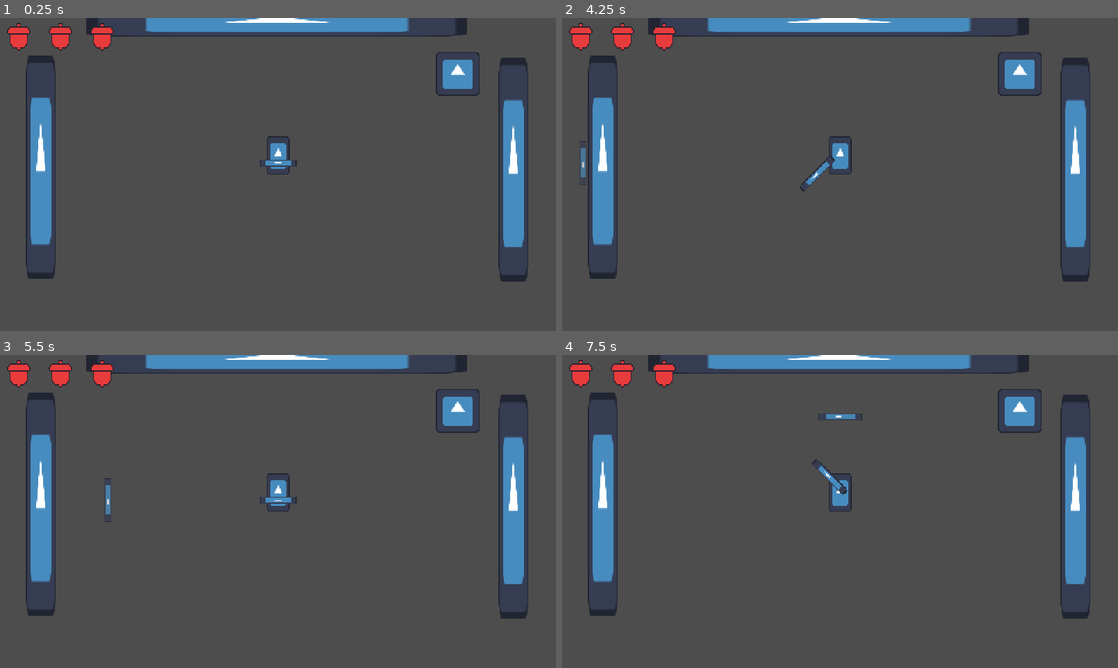
Above: before the commit, frames 1-4 (two rows, left to right).
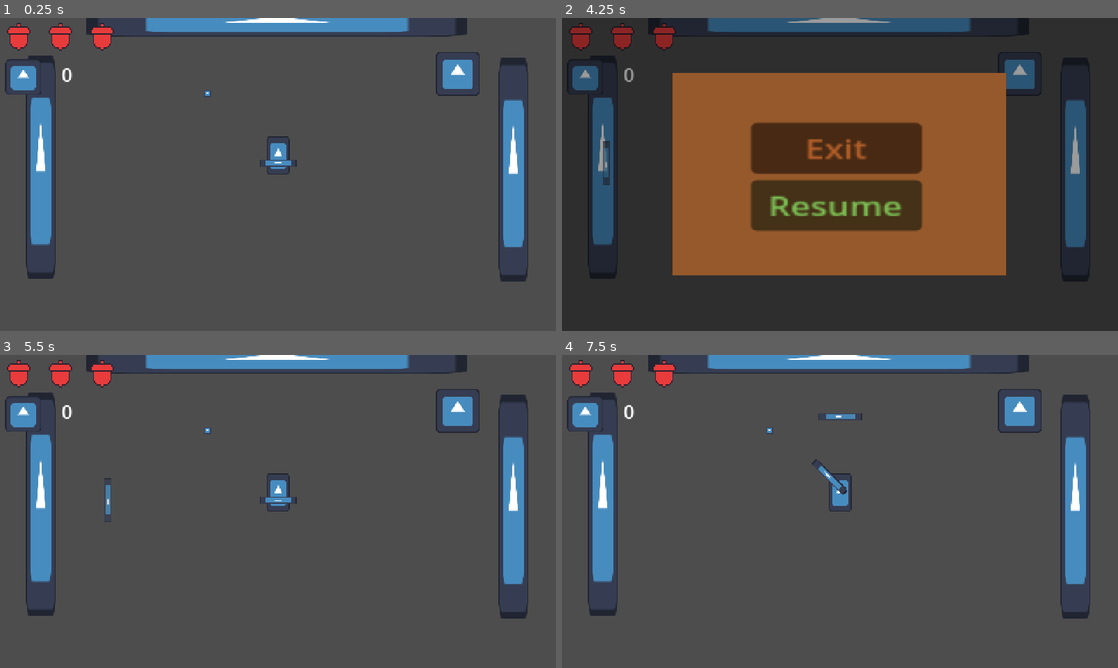
Above: after the commit, the same moments.

Repository: kikis05/SquirrelGame
Game: Godot game, scene res://scenes/main.tscn
Two runs of this game, one before a commit and one after it. Both use one fixed random seed, a clock stepped at 60 frames per second and the inputs below. The engine's default icon, where the game draws it, is replaced by a stand-in: a white triangle on a blue panel in a dark square.
Inputs (mouse positions are in pixels of both pictures, inside the frame that each line leads up to):
- Up to frame 1 (0.25 s): no input
- Up to frame 2 (4.25 s): tap Enter at 0.5, 3.5 s; hold Right (attack_right) 0.53-1.28 s; hold E (attack_toggle) 0.53-1.28 s; hold Down (attack_down) 1.28-2.03 s; tap E (attack_toggle) at 1.35, 2.85 s; tap Space at 2 s; hold Right (attack_right) 2.03-2.78 s; hold E (attack_toggle) 2.03-2.78 s; hold Up (attack_up) 2.78-3.53 s; hold Left (attack_left) from 3.53 s (still down); hold E (attack_toggle) from 3.53 s (still down); tap Escape (Escape, bound only after the commit) at 4.15 s
- Up to frame 3 (5.5 s): release Left (attack_left) at 4.25 s; release E (attack_toggle) at 4.25 s; click (272, 542) at 4.25 s, where only the run after the commit has a clickable "Resume"; tap Space at 5 s; hold Left (attack_left) from 5.03 s (still down); tap E (attack_toggle) at 5.1 s
- Up to frame 4 (7.5 s): release Left (attack_left) at 5.78 s; hold Down (attack_down) 5.78-6.53 s; hold E (attack_toggle) 5.78-6.53 s; hold Right (attack_right) 6.53-7.28 s; tap E (attack_toggle) at 6.6 s; tap Enter at 7.25 s; hold Up (attack_up) from 7.28 s (still down); hold E (attack_toggle) from 7.28 s (still down)

The runs differ from the first frame. In frame 1, 0.5% of the frame differs, in the area x 0-38%, y 13-25%; in frame 2, 99%, in the area x 0-100%, y 0-100%; in frame 3, 0.5%; in frame 4, 0.5%.

Commit message:
initial work for coin stats, pause menu

Diff:
--- /dev/null
+++ b/coin.gd
@@ -0,0 +1,6 @@
+extends Area2D
+
+
+func _on_area_entered(area: Area2D) -> void:
+	print("overlap")
+	queue_free()
--- /dev/null
+++ b/coin.tscn
@@ -0,0 +1,24 @@
+[gd_scene load_steps=4 format=3 uid="uid://iesxfm68i4pw"]
+
+[ext_resource type="Script" uid="uid://dawxjhr8nh1al" path="res://coin.gd" id="1_0t63x"]
+[ext_resource type="Texture2D" uid="uid://c3ihirpd8epus" path="res://icon.svg" id="2_v7riw"]
+
+[sub_resource type="CircleShape2D" id="CircleShape2D_ou7jl"]
+radius = 57.7062
+
+[node name="Coin" type="Area2D" groups=["coin"]]
+light_mask = 8
+visibility_layer = 15
+script = ExtResource("1_0t63x")
+
+[node name="Sprite2D" type="Sprite2D" parent="."]
+position = Vector2(179, 65)
+scale = Vector2(0.05, 0.05)
+texture = ExtResource("2_v7riw")
+
+[node name="CollisionShape2D" type="CollisionShape2D" parent="."]
+position = Vector2(179, 65)
+scale = Vector2(0.05, 0.05)
+shape = SubResource("CircleShape2D_ou7jl")
+
+[connection signal="area_entered" from="." to="." method="_on_area_entered"]
--- /dev/null
+++ b/coins_container.gd
@@ -0,0 +1,6 @@
+extends HBoxContainer
+
+@onready var coins = $Label
+
+func update_coins(value):
+	coins.text = str(value)
--- /dev/null
+++ b/coins_container.tscn
@@ -0,0 +1,21 @@
+[gd_scene load_steps=3 format=3 uid="uid://bptqwns6p2701"]
+
+[ext_resource type="Script" uid="uid://dxhxk3tj8fipq" path="res://coins_container.gd" id="1_mg3v8"]
+[ext_resource type="Texture2D" uid="uid://c3ihirpd8epus" path="res://icon.svg" id="2_uhx8y"]
+
+[node name="CoinsContainer" type="HBoxContainer"]
+offset_left = 1.0
+offset_top = 30.0
+offset_right = 116.0
+offset_bottom = 68.0
+alignment = 1
+script = ExtResource("1_mg3v8")
+
+[node name="Label" type="Label" parent="."]
+layout_mode = 2
+text = "0"
+
+[node name="Sprite2D" type="Sprite2D" parent="."]
+position = Vector2(19, 21)
+scale = Vector2(0.242187, 0.242187)
+texture = ExtResource("2_uhx8y")
--- a/enemy.gd
+++ b/enemy.gd
@@ -1,6 +1,8 @@
 extends CharacterBody2D
 
 @export var health = 50
+
+const COIN = preload("res://Coin.tscn")
 
 func _on_hit_box_area_entered(area: Area2D) -> void:
 	#One problem, if hit by sword,
@@ -9,4 +11,5 @@
 	if ('get_damage' in area and area.visible):
 		health -= area.get_damage()
 	if (health <= 0):
+		COIN.instantiate()
 		queue_free()
--- a/enemy.tscn
+++ b/enemy.tscn
@@ -7,7 +7,7 @@
 radius = 20.0
 height = 40.0
 
-[node name="Enemy" type="CharacterBody2D"]
+[node name="Enemy" type="CharacterBody2D" groups=["enemy"]]
 script = ExtResource("1_4gyqm")
 
 [node name="Sprite2D" type="Sprite2D" parent="."]
@@ -17,7 +17,9 @@
 [node name="CollisionShape2D" type="CollisionShape2D" parent="."]
 shape = SubResource("CapsuleShape2D_7k104")
 
-[node name="HitBox" type="Area2D" parent="."]
+[node name="HitBox" type="Area2D" parent="." groups=["enemy"]]
+light_mask = 2
+visibility_layer = 5
 
 [node name="CollisionShape2D" type="CollisionShape2D" parent="HitBox"]
 shape = SubResource("CapsuleShape2D_7k104")
--- a/entities/player/player.gd
+++ b/entities/player/player.gd
@@ -4,9 +4,14 @@
 @export_range(0.0, 1.0) var friction = 0.25
 @export_range(0.0 , 1.0) var acceleration = 0.3
 
+#health
 @export var max_health: int = 6 #2 * number of acorns
 var current_health = max_health
 signal health_changed
+
+#coins
+var coins = 0
+signal coins_changed
 #current weapon
 @onready var weapon = get_node("Gun")
 
@@ -70,14 +75,16 @@
 	weapon = weapon_
 
 func _on_hit_box_area_entered(area: Area2D) -> void:
-	if area.name == "HitBox": #double check this
+	if area.is_in_group("enemy"): #double check this
 		current_health -= 1
 		print_debug(current_health)
 		health_changed.emit(current_health)
 	if current_health <= 0:
 		current_health = 0
 		queue_free()
-
+	if area.is_in_group("coin"):
+		coins += 1
+		coins_changed.emit(coins)
 func get_max_health():
 	if max_health % 2 != 0:
 		max_health += 1 #make sure health is even, could instead do error message later
@@ -85,3 +92,6 @@
 	return max_health
 func get_health():
 	return current_health
+
+func get_coins():
+	return coins
--- a/entities/player/player.tscn
+++ b/entities/player/player.tscn
@@ -22,6 +22,8 @@
 height = 32.0
 
 [node name="Player" type="CharacterBody2D"]
+light_mask = 4
+visibility_layer = 11
 script = ExtResource("1_abrql")
 
 [node name="AnimatedSprite2D" type="AnimatedSprite2D" parent="."]
@@ -41,6 +43,8 @@
 position = Vector2(0, -10)
 
 [node name="PlayerHitBox" type="Area2D" parent="."]
+light_mask = 4
+visibility_layer = 11
 script = ExtResource("5_fkugw")
 
 [node name="CollisionShape2D" type="CollisionShape2D" parent="PlayerHitBox"]
--- /dev/null
+++ b/menu.gd
@@ -0,0 +1,23 @@
+extends Control
+
+func resume():
+	get_tree().paused = false
+	hide()
+
+func pause ():
+	get_tree().paused = true
+
+func handle_escape():
+	if Input.is_action_just_pressed("Escape") and get_tree().paused == false:
+		print("here")
+		pause()
+	elif  Input.is_action_just_pressed("Escape") and get_tree().paused == true:
+		print("here")
+		resume()
+
+func _on_resume_pressed() -> void:
+	resume()
+
+
+func _on_exit_pressed() -> void:
+	get_tree().quit()
--- /dev/null
+++ b/menu.tscn
@@ -0,0 +1,58 @@
+[gd_scene load_steps=2 format=3 uid="uid://tfnoonrvjm30"]
+
+[ext_resource type="Script" uid="uid://cveoao0w7p7yq" path="res://menu.gd" id="1_lti8b"]
+
+[node name="Menu" type="Control"]
+process_mode = 3
+layout_mode = 3
+anchors_preset = 15
+anchor_right = 1.0
+anchor_bottom = 1.0
+grow_horizontal = 2
+grow_vertical = 2
+scale = Vector2(1, 1.00333)
+script = ExtResource("1_lti8b")
+
+[node name="ColorRect2" type="ColorRect" parent="."]
+self_modulate = Color(1, 1, 1, 0.392157)
+layout_mode = 0
+offset_right = 40.0
+offset_bottom = 40.0
+scale = Vector2(12.028, 6.79419)
+color = Color(0, 0, 0, 1)
+
+[node name="ColorRect" type="ColorRect" parent="."]
+layout_mode = 0
+offset_left = 383.0
+offset_top = 46.8441
+offset_right = 423.0
+offset_bottom = 86.8441
+scale = Vector2(-7.18898, 4.36099)
+color = Color(0.587163, 0.351443, 0.170637, 1)
+
+[node name="PanelContainer" type="PanelContainer" parent="."]
+self_modulate = Color(1, 1, 1, 0)
+layout_mode = 0
+offset_left = 163.0
+offset_top = 89.7014
+offset_right = 242.0
+offset_bottom = 155.701
+scale = Vector2(1.8671, 1.40567)
+
+[node name="VBoxContainer" type="VBoxContainer" parent="PanelContainer"]
+self_modulate = Color(1, 1, 1, 0)
+layout_mode = 2
+
+[node name="Exit" type="Button" parent="PanelContainer/VBoxContainer"]
+modulate = Color(0.795419, 0.422452, 0.182646, 1)
+layout_mode = 2
+text = "Exit
+"
+
+[node name="Resume" type="Button" parent="PanelContainer/VBoxContainer"]
+modulate = Color(0.551595, 0.858015, 0.369918, 1)
+layout_mode = 2
+text = "Resume"
+
+[connection signal="pressed" from="PanelContainer/VBoxContainer/Exit" to="." method="_on_exit_pressed"]
+[connection signal="pressed" from="PanelContainer/VBoxContainer/Resume" to="." method="_on_resume_pressed"]
--- a/project.godot
+++ b/project.godot
@@ -23,6 +23,11 @@
 window/size/window_height_override=1080
 window/stretch/mode="viewport"
 window/stretch/scale_mode="integer"
+
+[global_group]
+
+enemy=""
+coin=""
 
 [input]
 
@@ -71,6 +76,11 @@
 "events": [Object(InputEventKey,"resource_local_to_scene":false,"resource_name":"","device":0,"window_id":0,"alt_presse …(189 unchanged characters)…
 ]
 }
+Escape={
+"deadzone": 0.2,
+"events": [Object(InputEventKey,"resource_local_to_scene":false,"resource_name":"","device":0,"window_id":0,"alt_pressed":false,"shift_pressed":false,"ctrl_pressed":false,"meta_pressed":false,"pressed":false,"keycode":0,"physical_keycode":4194305,"key_label":0,"unicode":0,"location":0,"echo":false,"script":null)
+]
+}
 
 [rendering]
 
--- a/scenes/main.gd
+++ b/scenes/main.gd
@@ -1,9 +1,23 @@
 extends Node
 
 @onready var health_container = $CanvasLayer/HealthContainer
+@onready var coins_container = $CanvasLayer/CoinsContainer
+@onready var menu = $CanvasLayer/Menu
 @onready var player = $Player
 
 func _ready() :
+	menu.hide()
 	health_container.setMaxAcorns(player.get_max_health() / 2 )
 	health_container.updateHealth(player.get_health())
 	player.health_changed.connect(health_container.updateHealth)
+
+	coins_container.update_coins(player.get_coins())
+	player.coins_changed.connect(coins_container.update_coins)
+
+func _process(delta):
+	if Input.is_action_just_pressed("Escape") and get_tree().paused == false:
+		menu.show()
+		menu.pause()
+	elif  Input.is_action_just_pressed("Escape") and get_tree().paused == true:
+		menu.hide()
+		menu.resume()
--- a/scenes/main.tscn
+++ b/scenes/main.tscn
@@ -1,10 +1,13 @@
-[gd_scene load_steps=6 format=3 uid="uid://df3pjjjqdan63"]
+[gd_scene load_steps=9 format=3 uid="uid://df3pjjjqdan63"]
 
 [ext_resource type="PackedScene" uid="uid://ctdj7k4cwb4f6" path="res://entities/player/player.tscn" id="1_o5qli"]
 [ext_resource type="Script" uid="uid://djinnnl2c7xs5" path="res://scenes/main.gd" id="1_tbgi4"]
 [ext_resource type="Texture2D" uid="uid://c3ihirpd8epus" path="res://icon.svg" id="2_0wfyh"]
 [ext_resource type="PackedScene" uid="uid://cu3p58x0nnbyr" path="res://enemy.tscn" id="3_sugp2"]
 [ext_resource type="PackedScene" uid="uid://c1x03uf7p3bj1" path="res://health_container.tscn" id="4_jyhfs"]
+[ext_resource type="PackedScene" uid="uid://iesxfm68i4pw" path="res://coin.tscn" id="5_o6xl0"]
+[ext_resource type="PackedScene" uid="uid://bptqwns6p2701" path="res://coins_container.tscn" id="6_tefeu"]
+[ext_resource type="PackedScene" uid="uid://tfnoonrvjm30" path="res://menu.tscn" id="8_tipki"]
 
 [node name="Main" type="Node"]
 script = ExtResource("1_tbgi4")
@@ -32,6 +35,12 @@
 [node name="Enemy" parent="." instance=ExtResource("3_sugp2")]
 position = Vector2(395, 48)
 
+[node name="Coin" parent="." instance=ExtResource("5_o6xl0")]
+
 [node name="CanvasLayer" type="CanvasLayer" parent="."]
 
 [node name="HealthContainer" parent="CanvasLayer" instance=ExtResource("4_jyhfs")]
+
+[node name="CoinsContainer" parent="CanvasLayer" instance=ExtResource("6_tefeu")]
+
+[node name="Menu" parent="CanvasLayer" instance=ExtResource("8_tipki")]
Not shown, added: coin.gd.uid
Not shown, added: coins_container.gd.uid
Not shown, added: menu.gd.uid
